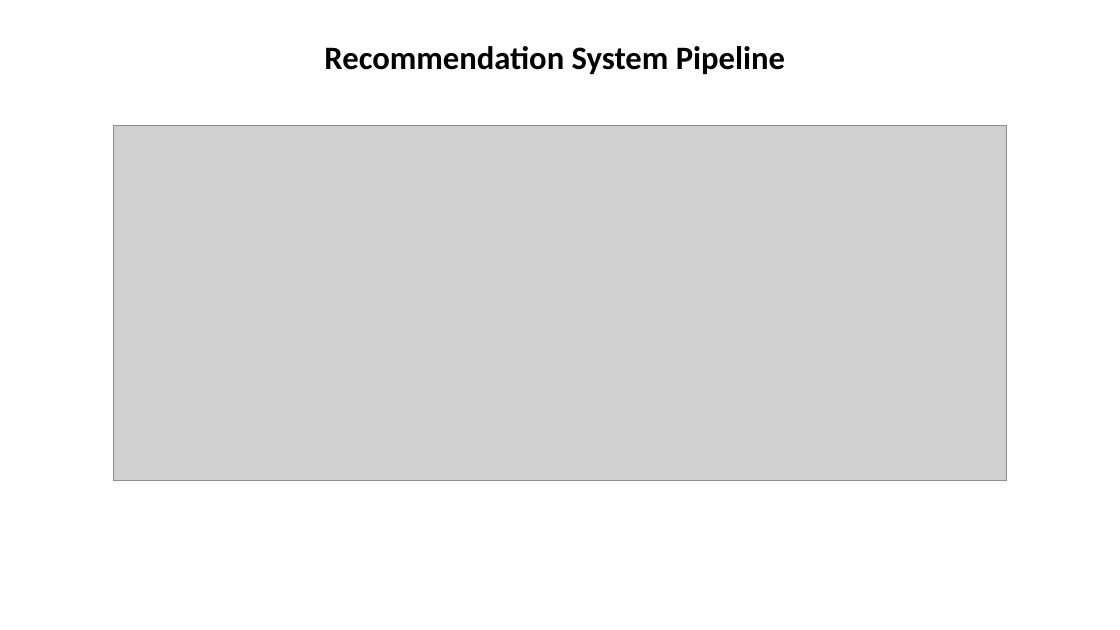
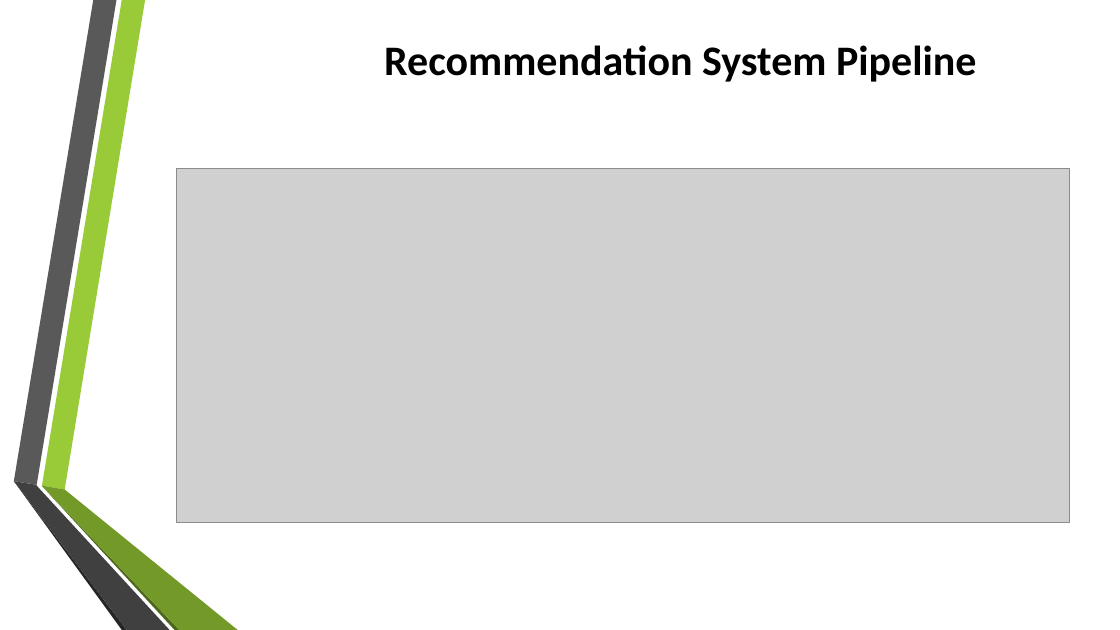
Before and after one commit to singharsh10/Music_Recommendation_System, a slide deck: slide 2 of Music_Recommendation_System.pptx. Drawn at 1120x630 pixels with LibreOffice and Linux fonts; fonts in the diff are those of the drawing; grey boxes stand for pictures; background and template pictures are left out. Boxes give left, top, right and bottom in pixels: in the first picture for what was removed or moved away, otherwise in the second. Text is boxed around its words. In the diff, an @@ line names an element or a change of style, - is before the commit and + after.

```diff
--- a/Music_Recommendation_System.pptx
+++ b/Music_Recommendation_System.pptx
@@ title "Recommendation System Pipeline" at box(384, 45, 976, 82): size 28 to 36 pt; alignment left to centre; line spacing 0.9 to 1 @@
@@ picture: place and size @@
-picture at box(113, 126, 1007, 481)
+picture at box(176, 168, 1070, 523)
@@ group added at box(13, 0, 238, 630): 6 freeform shapes @@
```
Also in this commit, not shown: 14 other slides changed, 1 slide added, 1 slide removed.
